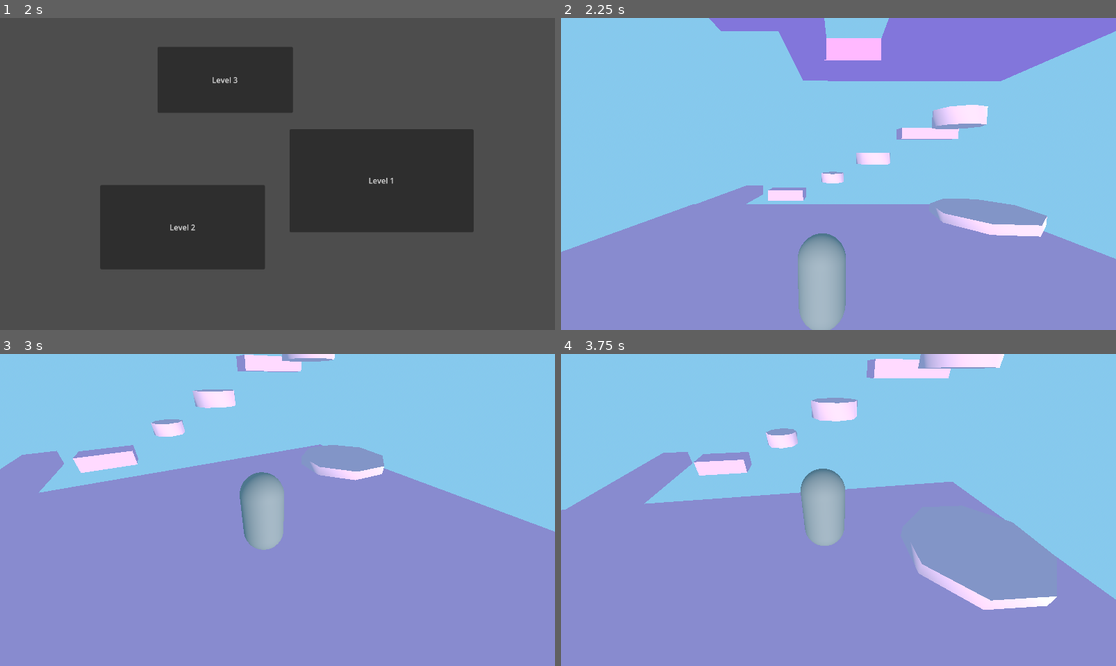
Above: before the commit, frames 1-4 (two rows, left to right).
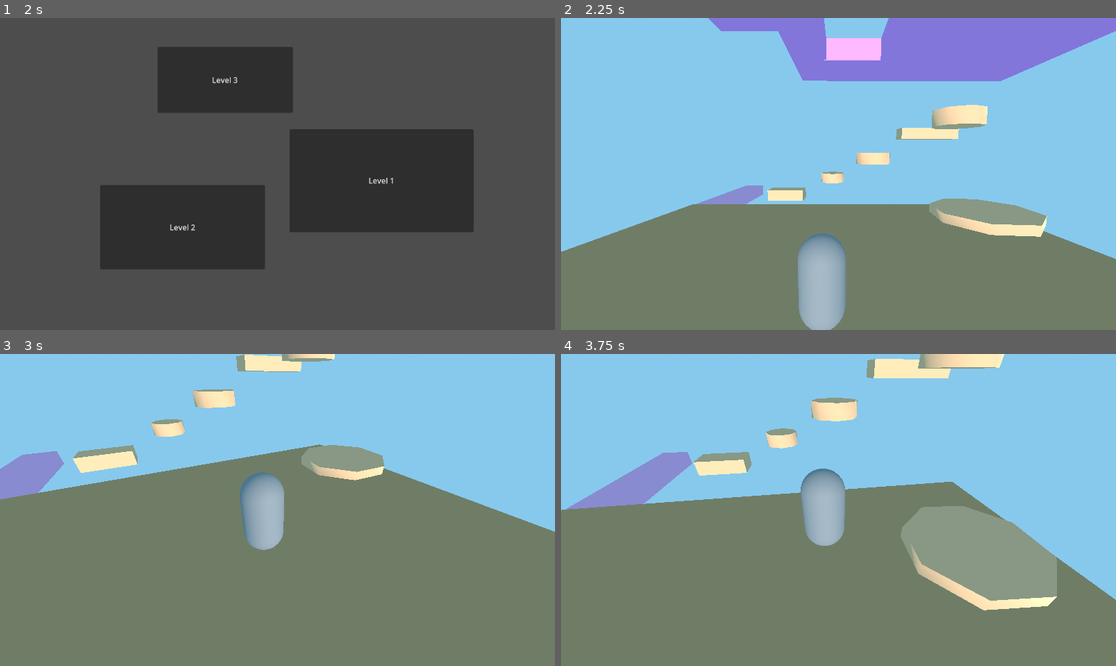
Above: after the commit, the same moments.

Repository: dbpkc15/CapstoneProject
Game: Godot game, scene res://main_menu.tscn
Two runs of this game, one before a commit and one after it. Both use one fixed random seed, a clock stepped at 60 frames per second and the inputs below.
Inputs (mouse positions are in pixels of both pictures, inside the frame that each line leads up to):
- Up to frame 1 (2 s): click "Start Game" at 0.5 s; click "Start Game" at 1.25 s
- Up to frame 2 (2.25 s): click "Level 3" at 2 s
- Up to frame 3 (3 s): tap Enter (ui_accept) at 2.75 s; move the mouse to (305, 510) at 2.77 s; hold W (UpMovement) from 2.78 s (still down)
- Up to frame 4 (3.75 s): keep holding W (UpMovement); tap Enter (ui_accept) at 3.02 s; move the mouse to (810, 510) at 3.52 s

Frame 1 is identical in both runs. In frame 2, 36% of the frame differs, in the area x 0-100%, y 0-100%; in frame 3, 61%; in frame 4, 52%.

Commit message:
changed color for some platforms in level 3

Diff:
--- a/capstone-project/Level_3.tscn
+++ b/capstone-project/Level_3.tscn
@@ -17,34 +17,34 @@
 sky = SubResource("Sky_h2yge")
 
 [sub_resource type="StandardMaterial3D" id="StandardMaterial3D_ig7tw"]
-albedo_color = Color(1, 0.6862745, 0.8666667, 1)
+albedo_color = Color(0.8303792, 0.61172956, 0.41099355, 1)
 
 [sub_resource type="StandardMaterial3D" id="StandardMaterial3D_0xm2m"]
-albedo_color = Color(0.95838326, 0.7325604, 0.8320557, 1)
+albedo_color = Color(0.99607843, 0.7490196, 0.54509807, 1)
 
 [sub_resource type="StandardMaterial3D" id="StandardMaterial3D_h2yge"]
-albedo_color = Color(0.95686275, 0.73333335, 0.83137256, 1)
+albedo_color = Color(0.99685055, 0.747111, 0.5444308, 1)
 
 [sub_resource type="StandardMaterial3D" id="StandardMaterial3D_1bvp3"]
-albedo_color = Color(0.95686275, 0.73333335, 0.83137256, 1)
+albedo_color = Color(0.99607843, 0.7490196, 0.54509807, 1)
 
 [sub_resource type="StandardMaterial3D" id="StandardMaterial3D_lquwl"]
 albedo_color = Color(1, 0.6862745, 0.8666667, 1)
 
 [sub_resource type="StandardMaterial3D" id="StandardMaterial3D_7mycd"]
-albedo_color = Color(1, 0.6862745, 0.8666667, 1)
+albedo_color = Color(0.99607843, 0.7490196, 0.54509807, 1)
 
 [sub_resource type="StandardMaterial3D" id="StandardMaterial3D_272bh"]
-albedo_color = Color(0.95686275, 0.73333335, 0.83137256, 1)
+albedo_color = Color(0.99607843, 0.7490196, 0.54509807, 1)
 
 [sub_resource type="StandardMaterial3D" id="StandardMaterial3D_5vw27"]
-albedo_color = Color(1, 0.6862745, 0.8666667, 1)
+albedo_color = Color(0.99607843, 0.7490196, 0.54509807, 1)
 
 [sub_resource type="StandardMaterial3D" id="StandardMaterial3D_kek77"]
-albedo_color = Color(0.95686275, 0.73333335, 0.83137256, 1)
+albedo_color = Color(0.99607843, 0.7490196, 0.54509807, 1)
 
 [sub_resource type="StandardMaterial3D" id="StandardMaterial3D_4c57u"]
-albedo_color = Color(0.95686275, 0.73333335, 0.83137256, 1)
+albedo_color = Color(0.99607843, 0.7490196, 0.54509807, 1)
 
 [sub_resource type="StandardMaterial3D" id="StandardMaterial3D_efxa6"]
 albedo_color = Color(0.9607843, 0.5764706, 0.91764706, 1)
@@ -144,7 +144,7 @@
 transform = Transform3D(1, 0, 0, 0, 1, 0, 0, 0, 1, 0, -0.4823208, 0)
 
 [node name="CSGBox3D" type="CSGBox3D" parent="DirectionalLight3D" unique_id=1892450927]
-transform = Transform3D(1, 0, 0, 0, 1, 0, 0, 0, 1, 0.010218382, -3.8146973e-06, -0.03346634)
+transform = Transform3D(1, 0, 0, 0, 1, 0, 0, 0, 1, -0.00023031235, -0.019995809, -0.028496027)
 use_collision = true
 size = Vector3(20, 1, 20)
 material = SubResource("StandardMaterial3D_ig7tw")
@@ -178,7 +178,7 @@
 material = SubResource("StandardMaterial3D_7mycd")
 
 [node name="CSGCylinder3D" type="CSGCylinder3D" parent="DirectionalLight3D/CSGBox3D/CSGBox3D2" unique_id=622446197]
-transform = Transform3D(0.9999991, 0, -2.9802322e-08, 0, 1, 0, 2.9802322e-08, 0, 0.9999991, 9.0737705, 3.785339, -0.29422188)
+transform = Transform3D(0.99999905, 0, -2.980232e-08, 0, 1, 0, 2.980232e-08, 0, 0.99999905, 9.068659, 3.7853394, -0.29422188)
 radius = 1.788
 height = 1.17
 material = SubResource("StandardMaterial3D_272bh")
Not shown, added: .DS_Store
